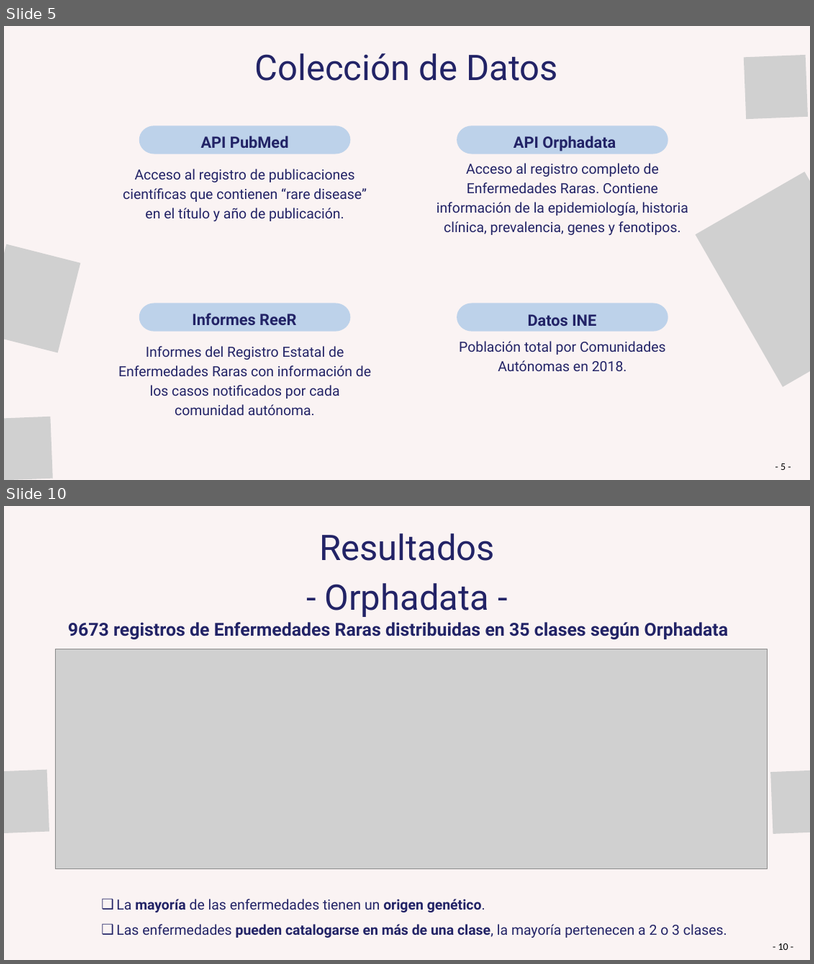
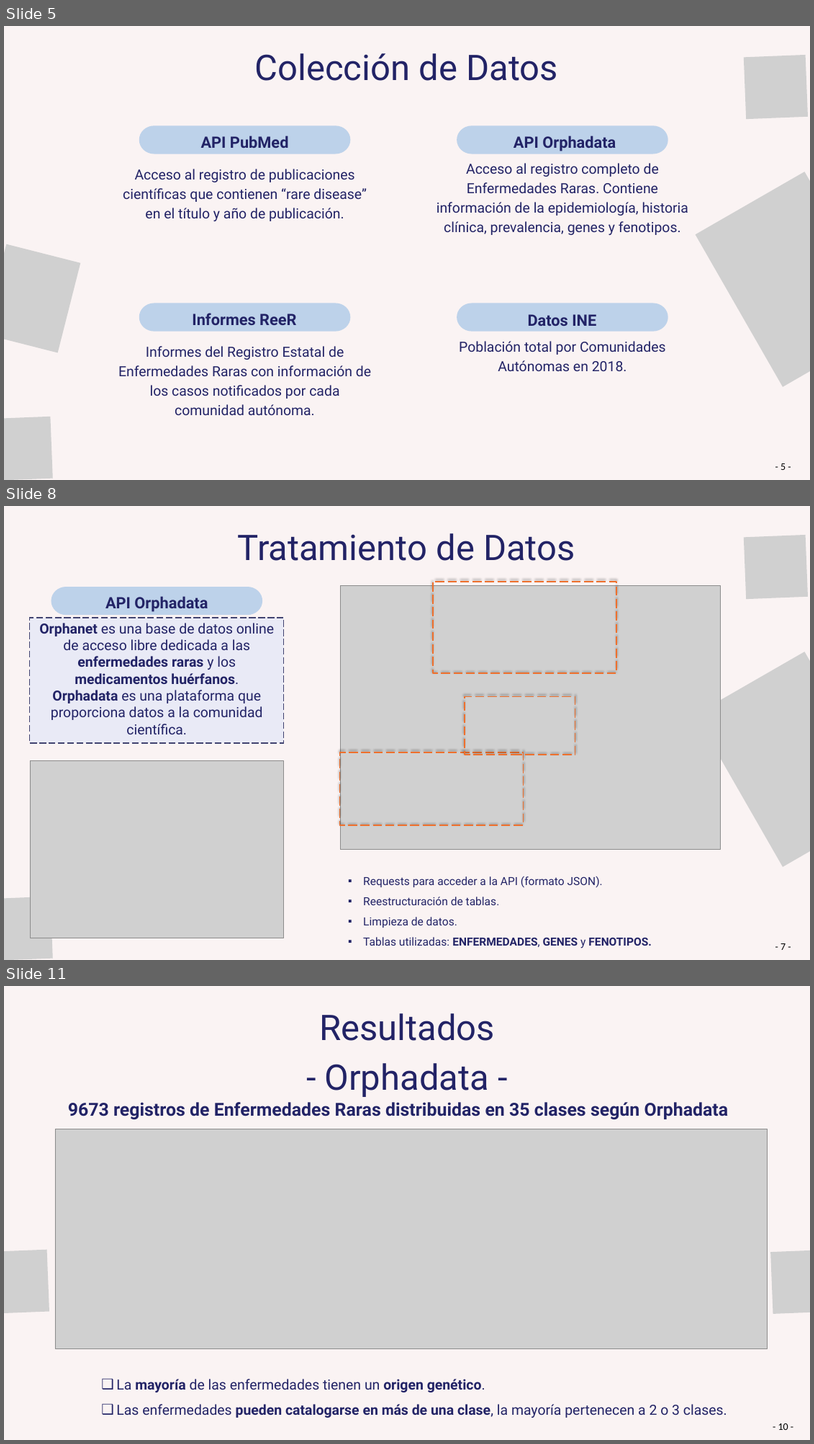
Before and after one commit to Muriburu/ITAcademy, a slide deck: Sprint 10 - Pràctica final/Presentación - Enfermedades raras.pptx. Shown one above the other, each under a label of ours: slides 5 and 10 before the commit, slides 5, 8 and 11 after it; the slides between them are not shown. The pictures are 814x964 and 814x1444 pixels, drawn with LibreOffice and Linux fonts; fonts in the diff are those of the drawing; grey boxes stand for pictures. Boxes give left, top, right and bottom in pixels: in the first picture for what was removed or moved away, otherwise in the second. Text is boxed around its words. In the diff, an @@ line names an element or a change of style, - is before the commit and + after.

```diff
--- a/Sprint 10 - Pràctica final/Presentación - Enfermedades raras.pptx
+++ b/Sprint 10 - Pràctica final/Presentación - Enfermedades raras.pptx
@@ slide 8 added at [4, 506, 810, 960], background #FAF3F3 @@
@@ text added at [238, 533, 576, 561], 63 pt, text #222366 @@
+Tratamiento de Datos
@@ picture added at [744, 535, 808, 599] @@
@@ freeform shape added at [52, 587, 262, 615], fill #BDD2EA @@
@@ text added at [106, 596, 208, 612], 28 pt, text #222366, bold @@
+API Orphadata
@@ rectangle added at [30, 618, 284, 743], fill #E9EAF6, outline #414370 1.5 pt dashed, 25 pt, text #222366 @@
+Orphanet es una base de datos online de acceso libre dedicada a las enfermedades raras y los medicamentos huérfanos.
+Orphadata es una plataforma que proporciona datos a la comunidad científica.
@@ picture added at [696, 651, 810, 867] @@
@@ group added at [340, 582, 720, 849]: 3 rectangles, 1 picture @@
@@ picture added at [30, 760, 284, 938] @@
@@ text added at [363, 875, 651, 948], 20 pt, text #222366 @@
+▪ Requests para acceder a la API (formato JSON).
+▪ Reestructuración de tablas.
+▪ Limpieza de datos.
+▪ Tablas utilizadas: ENFERMEDADES, GENES y FENOTIPOS.
@@ picture added at [4, 896, 53, 960] @@
@@ text added at [781, 943, 786, 950], 18 pt, text #000000 @@
+- 7 -
@@ what was slide 10 is now slide 11 @@
```
Also in this commit, not shown: 9 slides changed, 42 other files.
